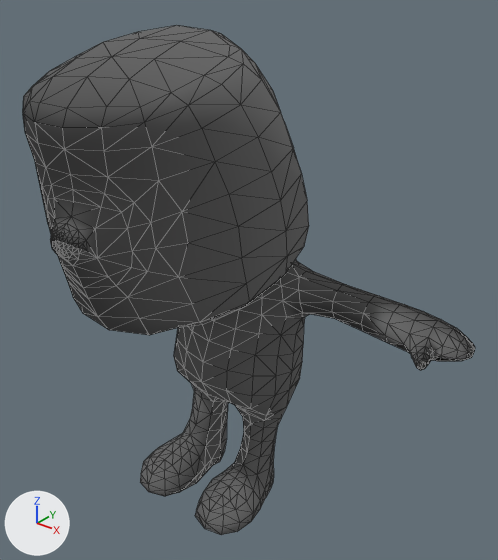
What one commit did to the COLLADA model speakAut/art.scnassets/danceSalsa.dae.
One viewpoint serves both versions: a 50 mm camera at (1.31, -1.625, 1.791) aimed at (0.111, -0.126, 0.862). The axes (+X, +Y, +Z) are drawn at lower left. The lights are the same throughout. Mesh edges are drawn as thin lines. Where no turn or scale is listed for an object, it has been applied to the vertices.

The older version as bpy lines, for what is in view:
```python
mat_bodytexture = principled_material('bodyTexture')
mat_bodytexture.base_color = (0.133, 0.133, 0.133)  # dark grey #666666
mat_bodytexture.roughness = 0.9
mat_headmaterial = principled_material('headMaterial')
mat_headmaterial.base_color = (0.133, 0.133, 0.133)  # dark grey #666666
mat_headmaterial.roughness = 0.9
me_bodymesh = bpy.data.meshes.new('bodyMesh')
me_bodymesh.from_pydata(...)  # 651 vertices, 1298 faces; spans x -0.77..0.8, y -0.19..0.32, z -0.03..1.05
me_bodymesh.materials.append(mat_bodytexture)  # dark grey #666666
me_headmesh = bpy.data.meshes.new('headMesh')
me_headmesh.from_pydata(...)  # 290 vertices, 576 faces; spans x -0.527..0.29, y -0.82..-0.09, z 0.845..1.612
me_headmesh.materials.append(mat_headmaterial)  # dark grey #666666
ob_body = bpy.data.objects.new('body', me_bodymesh)
ob_body.location = (-0.012, -0.162, -0.026)
ob_head = bpy.data.objects.new('head', me_headmesh)
ob_head.location = (0.069, 0.125, -0.017)
```
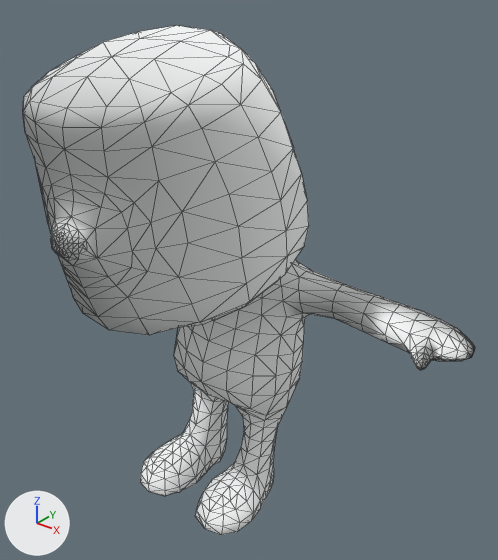
Boxes [x1, y1, x2, y2] around the edits, measured in the pictures (498 x 560 px):
'head', recoloured
    both: [23, 25, 309, 335]
'body', recoloured
    both: [140, 259, 475, 535]

What changed in the scene script:
```text
Change mat_bodytexture:
    mat_bodytexture.base_color: (0.133, 0.133, 0.133) -> (0.952, 0.974, 0.974)  # dark grey #666666 -> white #fafcfc
Change mat_headmaterial:
    mat_headmaterial.base_color: (0.133, 0.133, 0.133) -> (0.952, 0.974, 0.974)  # dark grey #666666 -> white #fafcfc
```
